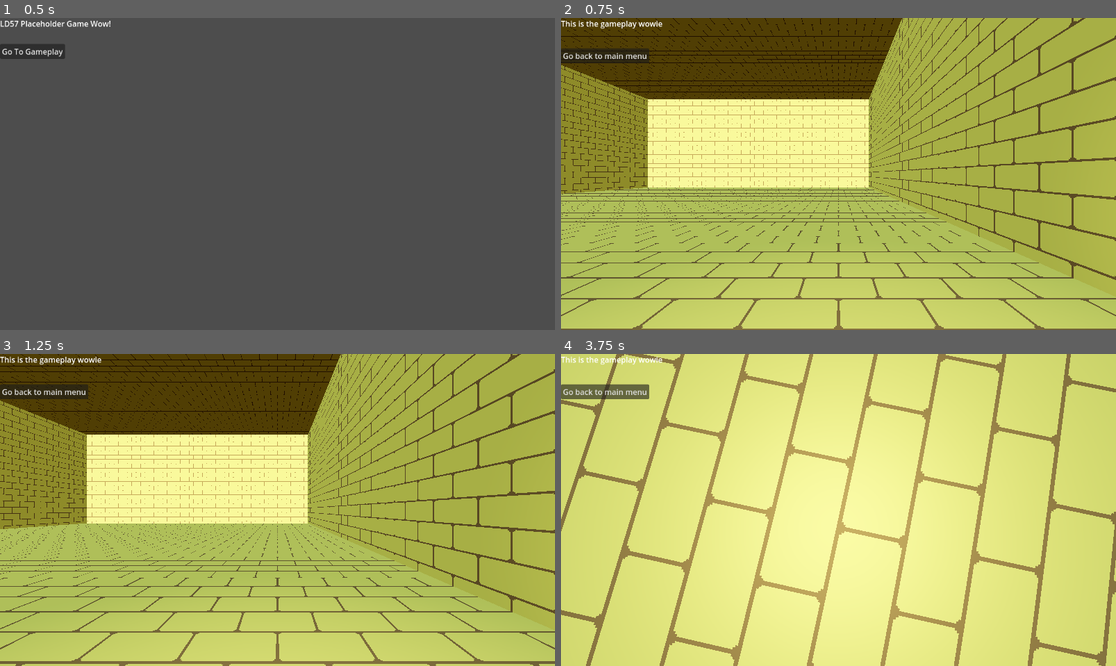
Above: before the commit, frames 1-4 (two rows, left to right).
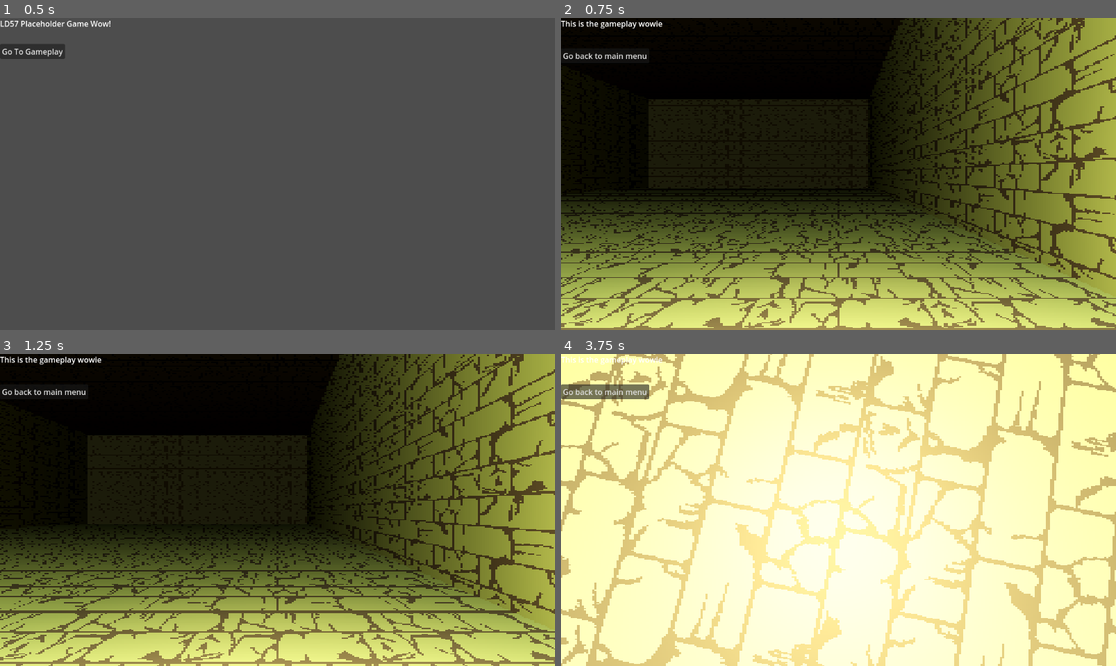
Above: after the commit, the same moments.

Repository: AnsonRutherford/LD57
Game: Godot game, scene res://Scenes/start.tscn
Same seed, same stepped clock (60 frames per second), same inputs: the game is played once before the commit and once after it.
Inputs (mouse positions are in pixels of both pictures, inside the frame that each line leads up to):
- Up to frame 1 (0.5 s): no input
- Up to frame 2 (0.75 s): click "Go To Gameplay" at 0.5 s
- Up to frame 3 (1.25 s): no input
- Up to frame 4 (3.75 s): click "Go back to main menu" at 1.25 s; click "Go To Gameplay" at 2 s; tap Enter at 2.75 s; move the mouse to (866, 510) at 2.77 s; hold Up (ui_up) from 2.78 s (still down); click (866, 510) at 2.85 s; tap Space (jump) at 3.02 s; right-click (866, 510) at 3.05 s; move the mouse to (810, 510) at 3.52 s; right-click (810, 510) at 3.6 s

Frame 1 is identical in both runs. In frame 2, 82% of the frame differs, in the area x 0-100%, y 0-100%; in frame 3, 81%; in frame 4, 92%.

Commit message:
item pillar and shader fix

Diff:
--- a/Materials/Shaders/post_process.gdshader
+++ b/Materials/Shaders/post_process.gdshader
@@ -4,6 +4,7 @@
 uniform sampler2D depth_texture : hint_depth_texture;
 uniform sampler2D screen_texture : hint_screen_texture;
 uniform float pixel_scale;
+uniform float depth_scale;
 
 void vertex() {
   POSITION = vec4(VERTEX.xy, 1.0, 1.0);
@@ -12,4 +13,5 @@
 void fragment() {
 	vec2 screen_chunk = round(SCREEN_UV * pixel_scale) / pixel_scale;
 	ALBEDO.rgb = vec3(texture(screen_texture, screen_chunk).rgb);
+	ALBEDO.rgb *= texture(depth_texture, screen_chunk).r * depth_scale;
 }
--- a/Materials/brick.tres
+++ b/Materials/brick.tres
@@ -1,6 +1,6 @@
 [gd_resource type="StandardMaterial3D" load_steps=2 format=3 uid="uid://bh213bu1m3npl"]
 
-[ext_resource type="Texture2D" uid="uid://coqcl84tsb55c" path="res://Materials/Brick.png" id="1_e27iv"]
+[ext_resource type="Texture2D" uid="uid://c7q2u2t23soj" path="res://Materials/BrokenBrick.png" id="1_e27iv"]
 
 [resource]
 albedo_texture = ExtResource("1_e27iv")
--- a/Materials/post_process_material.tres
+++ b/Materials/post_process_material.tres
@@ -3,6 +3,7 @@
 [ext_resource type="Shader" uid="uid://d3irww7o0w5sx" path="res://Materials/Shaders/post_process.gdshader" id="1_ka2em"]
 
 [resource]
-render_priority = 0
+render_priority = -1
 shader = ExtResource("1_ka2em")
-shader_parameter/pixel_scale = 1024.0
+shader_parameter/pixel_scale = 256.0
+shader_parameter/depth_scale = 50.0
--- a/Scenes/Interactables/Mirror Pillar.tscn
+++ b/Scenes/Interactables/item_pillar.tscn
@@ -1,7 +1,7 @@
-[gd_scene load_steps=7 format=3 uid="uid://cxwdrbb3xtufd"]
+[gd_scene load_steps=8 format=3 uid="uid://cxwdrbb3xtufd"]
 
-[ext_resource type="Script" uid="uid://bs8vcmdv5pulq" path="res://Scripts/mirror_pillar.gd" id="1_w8duk"]
-[ext_resource type="PackedScene" uid="uid://d25mnqq71uc2" path="res://Scenes/light_beam.tscn" id="2_72m6v"]
+[ext_resource type="Script" uid="uid://bs8vcmdv5pulq" path="res://Scripts/item_pillar.gd" id="1_vgr4q"]
+[ext_resource type="PackedScene" uid="uid://d25mnqq71uc2" path="res://Scenes/light_beam.tscn" id="2_rvk7v"]
 
 [sub_resource type="CylinderMesh" id="CylinderMesh_vnwk2"]
 
@@ -12,9 +12,11 @@
 
 [sub_resource type="PrismMesh" id="PrismMesh_sw02j"]
 
-[node name="Mirror Pillar" type="MeshInstance3D"]
+[sub_resource type="TorusMesh" id="TorusMesh_vgr4q"]
+
+[node name="Item Pillar" type="MeshInstance3D"]
 mesh = SubResource("CylinderMesh_vnwk2")
-script = ExtResource("1_w8duk")
+script = ExtResource("1_vgr4q")
 
 [node name="StaticBody3D" type="StaticBody3D" parent="."]
 
@@ -22,19 +24,25 @@
 shape = SubResource("CylinderShape3D_w8duk")
 
 [node name="Interact Collision" type="StaticBody3D" parent="."]
-transform = Transform3D(1, 0, 0, 0, 1, 0, 0, 0, 1, 0, -0.5, 0)
+transform = Transform3D(1, 0, 0, 0, 1, 0, 0, 0, 1, 0, 0.5, 0)
 collision_layer = 2
 
 [node name="CollisionShape3D" type="CollisionShape3D" parent="Interact Collision"]
 shape = SubResource("CylinderShape3D_6o5a1")
 
 [node name="Mirror" type="Node3D" parent="."]
+visible = false
 
 [node name="Mirror Mesh" type="MeshInstance3D" parent="Mirror"]
 transform = Transform3D(1, 0, 0, 0, -4.37114e-08, -1, 0, 1, -4.37114e-08, 0, 1.5, 0)
 mesh = SubResource("PrismMesh_sw02j")
 skeleton = NodePath("../..")
 
-[node name="LightBeam" parent="Mirror/Mirror Mesh" instance=ExtResource("2_72m6v")]
+[node name="LightBeam" parent="Mirror/Mirror Mesh" instance=ExtResource("2_rvk7v")]
 unique_name_in_owner = true
 transform = Transform3D(-1, 7.64274e-15, -8.74228e-09, -8.74228e-08, -4.37114e-08, 0.1, 3.82137e-15, 1, 4.37114e-09, 0, 0, 0)
+
+[node name="Boulder Loot" type="MeshInstance3D" parent="."]
+transform = Transform3D(0.25, 0, 0, 0, -1.09278e-08, 0.25, 0, -0.25, -1.09278e-08, 0, 1.357, 0)
+visible = false
+mesh = SubResource("TorusMesh_vgr4q")
--- a/Scenes/light_beam.tscn
+++ b/Scenes/light_beam.tscn
@@ -7,15 +7,16 @@
 
 [sub_resource type="StandardMaterial3D" id="StandardMaterial3D_cmvo6"]
 transparency = 1
-shading_mode = 0
 disable_ambient_light = true
 disable_fog = true
 albedo_color = Color(0.811765, 1, 1, 0.666667)
+emission_enabled = true
+emission = Color(0.811765, 1, 1, 1)
+emission_energy_multiplier = 16.0
 
 [node name="LightBeam" type="Node3D"]
 
 [node name="MeshInstance3D" type="MeshInstance3D" parent="."]
 transform = Transform3D(1, 0, 0, 0, -4.37114e-08, 1, 0, -1, -4.37114e-08, 0, 0, -0.5)
-extra_cull_margin = 16384.0
 mesh = SubResource("CylinderMesh_hpvr1")
 surface_material_override/0 = SubResource("StandardMaterial3D_cmvo6")
--- /dev/null
+++ b/Scripts/item_pillar.gd
@@ -0,0 +1,61 @@
+class_name ItemPillar
+extends Node
+
+static var registry: Dictionary[String, ItemPillar] = {}
+
+@export var held_item: Player.HELD_ITEM = Player.HELD_ITEM.NONE
+@export var label: String
+
+@onready var light_beam := %LightBeam # Used so Light Puzzle can manipulate it
+
+@onready var items: Dictionary[Player.HELD_ITEM, Node3D] = {
+	Player.HELD_ITEM.MIRROR: $Mirror,
+	Player.HELD_ITEM.BOULDER_LOOT: $"Boulder Loot",
+}
+
+# Rotation
+const rotation_duration := 0.1
+const angles = [0, PI/2, PI, 3*PI/2]
+var rotate_state: int = 0
+
+func _ready() -> void:
+	add_to_group("Interactable")
+	registry[label] = self
+	change_item(held_item)
+
+func change_item(item: Player.HELD_ITEM) -> void:
+	if held_item != Player.HELD_ITEM.NONE:
+		items[held_item].visible = false
+	held_item = item
+	if held_item != Player.HELD_ITEM.NONE:
+		items[held_item].visible = true
+	if held_item == Player.HELD_ITEM.MIRROR:
+		rotate_state = 0
+		var rotation = Vector3(0, angles[rotate_state], 0)
+		create_tween().tween_property(items[held_item], "rotation", rotation, 0)
+
+func interact() -> void:
+	if held_item == Player.HELD_ITEM.NONE:
+		return
+
+	if held_item == Player.HELD_ITEM.MIRROR:
+		var current_angle = angles[rotate_state]
+		rotate_state = (rotate_state + 1) % len(angles)
+		var next_angle = angles[rotate_state]
+		if next_angle < current_angle:
+			next_angle += TAU
+
+		var tween = create_tween()
+		var rotation = Vector3(0, next_angle, 0)
+		tween.tween_property(items[held_item], "rotation", rotation, rotation_duration)
+		rotation = Vector3(0, angles[rotate_state], 0)
+		tween.tween_property(items[held_item], "rotation", rotation, 0)
+
+		LightPuzzle.check_solution()
+
+func pickup(player: Player) -> void:
+	var my_item := held_item
+	change_item(player.held_item)
+	player.handle_hold_item(my_item)
+	if held_item == Player.HELD_ITEM.MIRROR:
+		LightPuzzle.check_solution()
--- a/Scripts/light_puzzle.gd
+++ b/Scripts/light_puzzle.gd
@@ -2,7 +2,6 @@
 extends Node
 
 static var instance: LightPuzzle = null
-static var pillars: Dictionary[MirrorPillar.PILLAR_INDEX, MirrorPillar] = {}
 
 @export var solution: Array[int]
 
@@ -11,12 +10,9 @@
 func _ready() -> void:
 	instance = self
 
-static func register_pillar(pillar: MirrorPillar) -> void:
-	pillars[pillar.pillar_index] = pillar
-
 static func check_solution() -> void:
-	var pillar1 = pillars[MirrorPillar.PILLAR_INDEX.PILLAR1]
-	if !pillar1.has_mirror:
+	var pillar1 = ItemPillar.registry["Pillar 1"]
+	if !pillar1.held_item == Player.HELD_ITEM.MIRROR:
 		instance.light_beam.scale.z = 28
 	else:
 		instance.light_beam.scale.z = 7
--- a/Scripts/mirror_pillar.gd
+++ /dev/null
@@ -1,67 +0,0 @@
-class_name MirrorPillar
-extends Node
-
-enum PILLAR_INDEX { PILLAR1, PILLAR2, PILLAR3 }
-
-@export var has_mirror := false
-@export var pillar_index: PILLAR_INDEX
-
-@onready var mirror := $Mirror
-@onready var light_beam := %LightBeam
-@onready var interact_collision := $"Interact Collision"
-
-const rotation_duration := 0.1
-
-var rotate_state: int = 0
-@export var angles: Array[float]
-var rad_angles: Array[float]
-
-func _ready() -> void:
-	rad_angles = []
-	for angle in angles:
-		rad_angles.append(deg_to_rad(angle))
-
-	add_to_group("Interactable")
-	LightPuzzle.register_pillar(self)
-	if has_mirror:
-		gain_mirror()
-	else:
-		lose_mirror()
-
-func lose_mirror():
-	has_mirror = false
-	mirror.visible = false
-	interact_collision.position = Vector3.DOWN / 2
-
-func gain_mirror():
-	has_mirror = true
-	mirror.visible = true
-	interact_collision.position = Vector3.UP / 2
-	rotate_state = 0
-	var rotation = Vector3(0, rad_angles[rotate_state], 0)
-	create_tween().tween_property(mirror, "rotation", rotation, 0)
-
-func interact() -> void:
-	var current_angle = rad_angles[rotate_state]
-	rotate_state = (rotate_state + 1) % len(angles)
-	var next_angle = rad_angles[rotate_state]
-	if next_angle < current_angle:
-		next_angle += TAU
-
-	var tween = create_tween()
-	var rotation = Vector3(0, next_angle, 0)
-	tween.tween_property(mirror, "rotation", rotation, rotation_duration)
-	rotation = Vector3(0, rad_angles[rotate_state], 0)
-	tween.tween_property(mirror, "rotation", rotation, 0)
-
-	LightPuzzle.check_solution()
-
-func pickup(player: Player) -> void:
-	if !has_mirror and player.held_item == Player.HELD_ITEM.MIRROR:
-		gain_mirror()
-		player.lose_held_item()
-		LightPuzzle.check_solution()
-	elif has_mirror and player.held_item == Player.HELD_ITEM.NONE:
-		lose_mirror()
-		player.handle_hold_item(Player.HELD_ITEM.MIRROR)
-		LightPuzzle.check_solution()
--- a/Scripts/rotate_interact.gd
+++ /dev/null
@@ -1,18 +0,0 @@
-extends MeshInstance3D
-
-const rotation_duration := 0.1
-
-var rotate_state: int = 0
-@export var rotations: Array[Vector3]
-
-func interact() -> void:
-	rotate_state = (rotate_state + 1) % len(rotations)
-	var look_vector := rotations[rotate_state].normalized()
-	create_tween().tween_property(self, "rotation", look_vector, rotation_duration)
-
-func _ready() -> void:
-	add_to_group("Interactable")
-
-func _process(_delta: float) -> void:
-	if Input.is_action_just_pressed("ui_up"):
-		interact()
Binary file changed: Materials/BrokenBrick.png
Not shown: 1 places in Scenes/Interactables/BoulderTrap.tscn that only renumber resources
Not shown: 1 places in Scenes/start.tscn that only renumber resources
Renamed: Scripts/mirror_pillar.gd.uid -> Scripts/item_pillar.gd.uid
Not shown, removed: Scripts/rotate_interact.gd.uid
Not shown, added: models/boulder.blend.import
